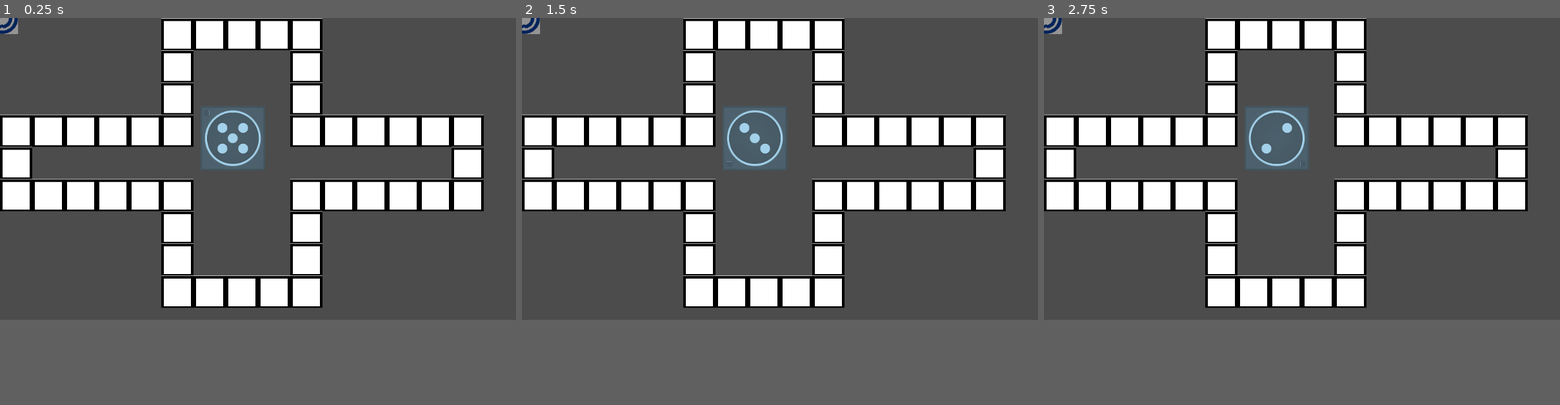
Above: before the commit, frames 1-3 (left to right).
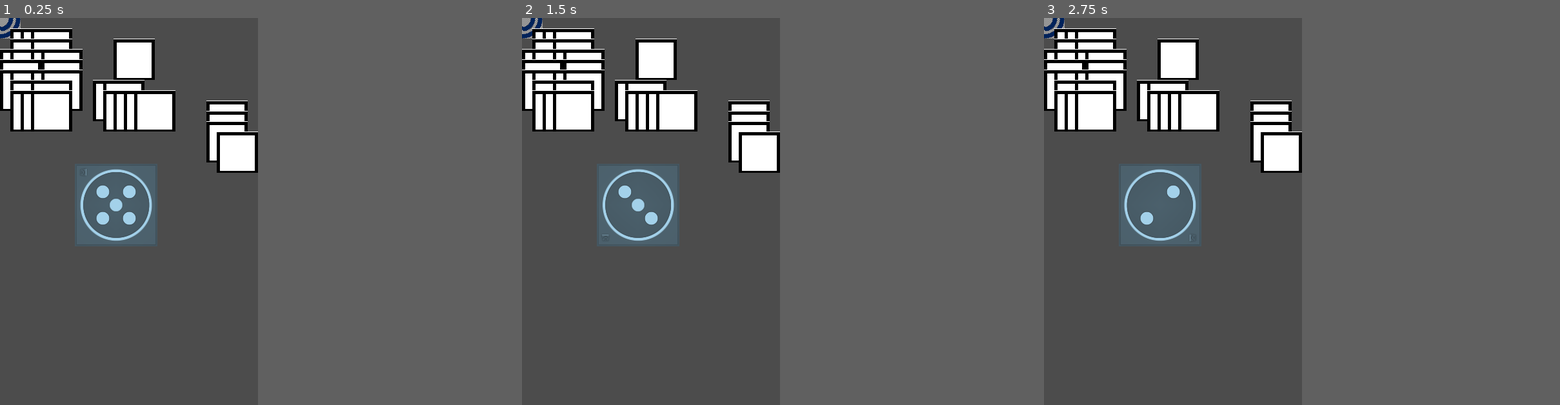
Above: after the commit, the same moments.

Repository: youcando2019/Godot3.1
Game: Godot game, scene res://main.tscn
Same seed, same stepped clock (60 frames per second), same inputs: the game is played once before the commit and once after it. The engine's default icon, where the game draws it, is replaced by a stand-in: a white triangle on a blue panel in a dark square.
Inputs:
- Up to frame 1 (0.25 s): no input
- Up to frame 2 (1.5 s): tap Enter at 0.5 s; tap Space at 1.25 s
- Up to frame 3 (2.75 s): no input
The window is 800x468 before the commit and 400x600 after it. Grey fills any space a smaller window leaves; there, only what the larger window draws over its background counts as a difference.

The runs differ from the first frame. In frame 1, 31% of the frame differs, in the area x 0-94%, y 0-75%; in frame 2, 31%; in frame 3, 31%.

Commit message:
3d_in_2d project

Diff:
--- a/3d_in_2d/main.gd
+++ b/3d_in_2d/main.gd
@@ -11,7 +11,8 @@
 
 	$"3d".texture = $Viewport.get_texture()
 
-	$Piece.position = Vector2($Grid.get_position_in_parent(), 0)
+	$Piece.position.x = $Grid.get_begin().x
+	$Piece.position.y = $Grid.get_begin().y
 
 	if(time_now - time_previous >= 1):
 		$Viewport/cube.f_rotate()
--- a/3d_in_2d/main.tscn
+++ b/3d_in_2d/main.tscn
@@ -27,11 +27,16 @@
 } ]
 0/z_index = 0
 
+[sub_resource type="Curve2D" id=3]
+_data = {
+"points": PoolVector2Array(  )
+}
+
 [node name="Node2D" type="Node2D"]
 script = ExtResource( 1 )
 
 [node name="3d" type="Sprite" parent="."]
-position = Vector2( 462.243, 239.074 )
+position = Vector2( 180, 290 )
 texture = ExtResource( 2 )
 
 [node name="Viewport" type="Viewport" parent="."]
@@ -47,10 +52,14 @@
 
 [node name="TileMap" type="TileMap" parent="."]
 tile_set = SubResource( 2 )
+cell_size = Vector2( 16, 16 )
 cell_clip_uv = true
 format = 1
-tile_data = PoolIntArray( 5, 0, 0, 6, 0, 0, 7, 0, 0, 8, 0, 0, 9, 0, 0, 65541, 0, 0, 65545, 0, 0, 131072, 1, 0, 131073, 1, 0, 131077, 0, 0, 131080, 1, 0, 131081, 0, 0, 131082, 1, 0, 131083, 1, 0, 131084, 1, 0, 131085, 1, 0, 196608, 0, 0, 196609, 0, 0, 196610, 0, 0, 196611, 0, 0, 196612, 0, 0, 196613, 0, 0, 196617, 0, 0, 196618, 0, 0, 196619, 0, 0, 196620, 0, 0, 196621, 0, 0, 196622, 0, 0, 262144, 0, 0, 262157, 1, 0, 262158, 0, 0, 327680, 0, 0, 327681, 0, 0, 327682, 0, 0, 327683, 0, 0, 327684, 0, 0, 327685, 0, 0, 327688, 1, 0, 327689, 0, 0, 327690, 0, 0, 327691, 0, 0, 327692, 0, 0, 327693, 0, 0, 327694, 0, 0, 393221, 0, 0, 393224, 1, 0, 393225, 0, 0, 458757, 0, 0, 458761, 0, 0, 524293, 0, 0, 524294, 0, 0, 524295, 0, 0, 524296, 0, 0, 524297, 0, 0 )
+tile_data = PoolIntArray( 65537, 0, 0, 65538, 0, 0, 65539, 0, 0, 131072, 1, 0, 131073, 0, 0, 131075, 0, 0, 131080, 1, 0, 131082, 1, 0, 131083, 0, 0, 131084, 1, 0, 131085, 1, 0, 196608, 0, 0, 196609, 0, 0, 196611, 0, 0, 196612, 0, 0, 262144, 0, 0, 262148, 0, 0, 262157, 1, 0, 327680, 0, 0, 327681, 0, 0, 327683, 0, 0, 327684, 0, 0, 327688, 1, 0, 393217, 0, 0, 393219, 0, 0, 393224, 1, 0, 393225, 0, 0, 393226, 0, 0, 458753, 0, 0, 458754, 0, 0, 458755, 0, 0, 458762, 0, 0, 458763, 0, 0, 458764, 0, 0, 458765, 0, 0, 524308, 0, 0, 589844, 0, 0, 655380, 0, 0, 720917, 0, 0 )
 
 [node name="Grid" type="GridContainer" parent="."]
 margin_right = 64.0
 margin_bottom = 64.0
+
+[node name="Path2D" type="Path2D" parent="."]
+curve = SubResource( 3 )
--- a/3d_in_2d/project.godot
+++ b/3d_in_2d/project.godot
@@ -19,6 +19,10 @@
 run/main_scene="res://main.tscn"
 config/icon="res://icon.png"
 
+[display]
+
+window/size/width=400
+
 [rendering]
 
 quality/driver/driver_name="GLES2"
Not shown: 1 places in 3d_in_2d/main.tscn that only renumber resources
